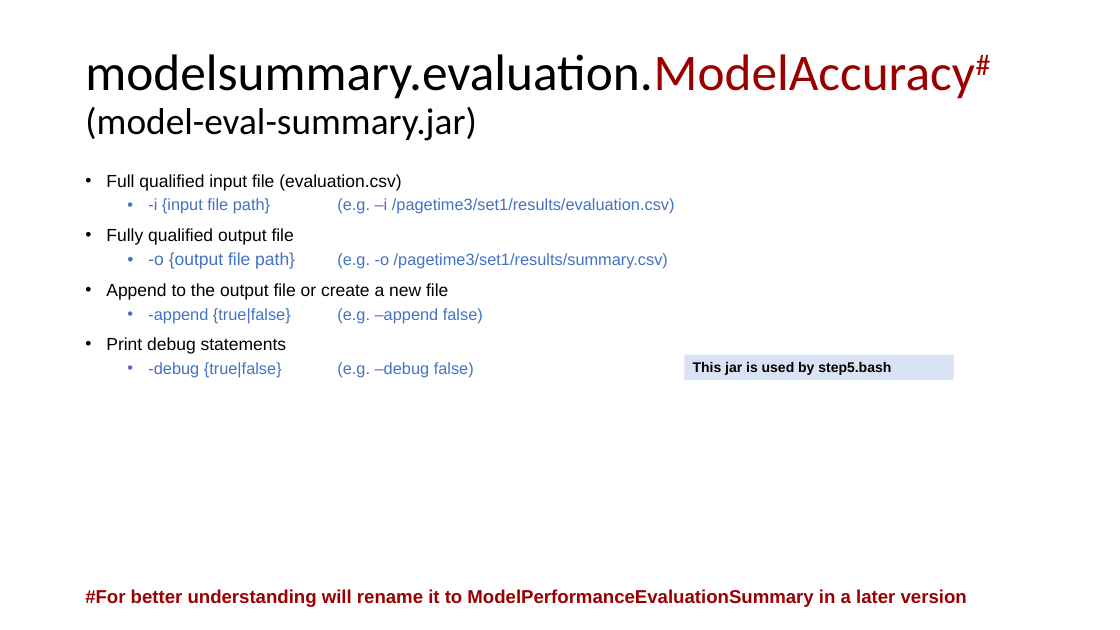
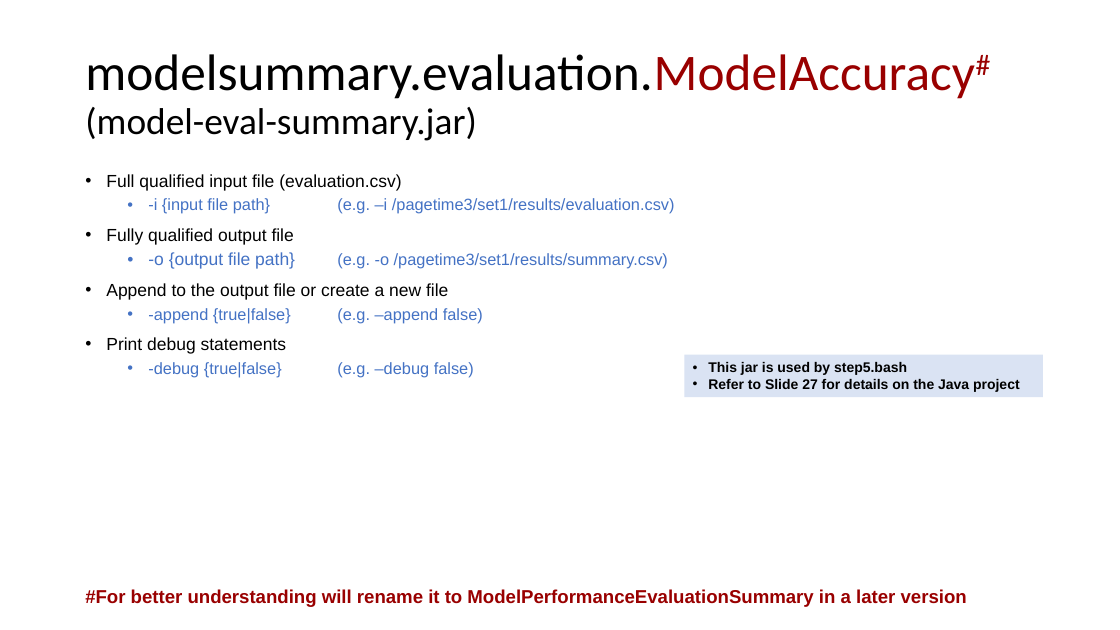
Before and after one commit to raghuramakrishnan71/predmodelswebpage, a slide deck: slide 19 of Performance Evaluation of MLT in Web Page Load Time Prediction - Datasets and Scripts.pptx. Drawn at 1120x630 pixels with LibreOffice and Linux fonts; fonts in the diff are those of the drawing. Boxes give left, top, right and bottom in pixels: in the first picture for what was removed or moved away, otherwise in the second. Text is boxed around its words. In the diff, an @@ line names an element or a change of style, - is before the commit and + after.

```diff
--- a/Performance Evaluation of MLT in Web Page Load Time Prediction - Datasets and Scripts.pptx
+++ b/Performance Evaluation of MLT in Web Page Load Time Prediction - Datasets and Scripts.pptx
@@ rectangle "This jar is used by ...": place and size @@
-rectangle "This jar is used by ..." at (685,355,954,380)
+rectangle "This jar is used by ..." at (685,355,1044,397)
@@ text in rectangle at (708,379,1020,392): paragraph added @@
+• Refer to Slide 27 for details on the Java project
@@ text in rectangle at (708,362,907,375): bullet none to • @@
```
Also in this commit, not shown: 3 other slides changed, 2 other files.
